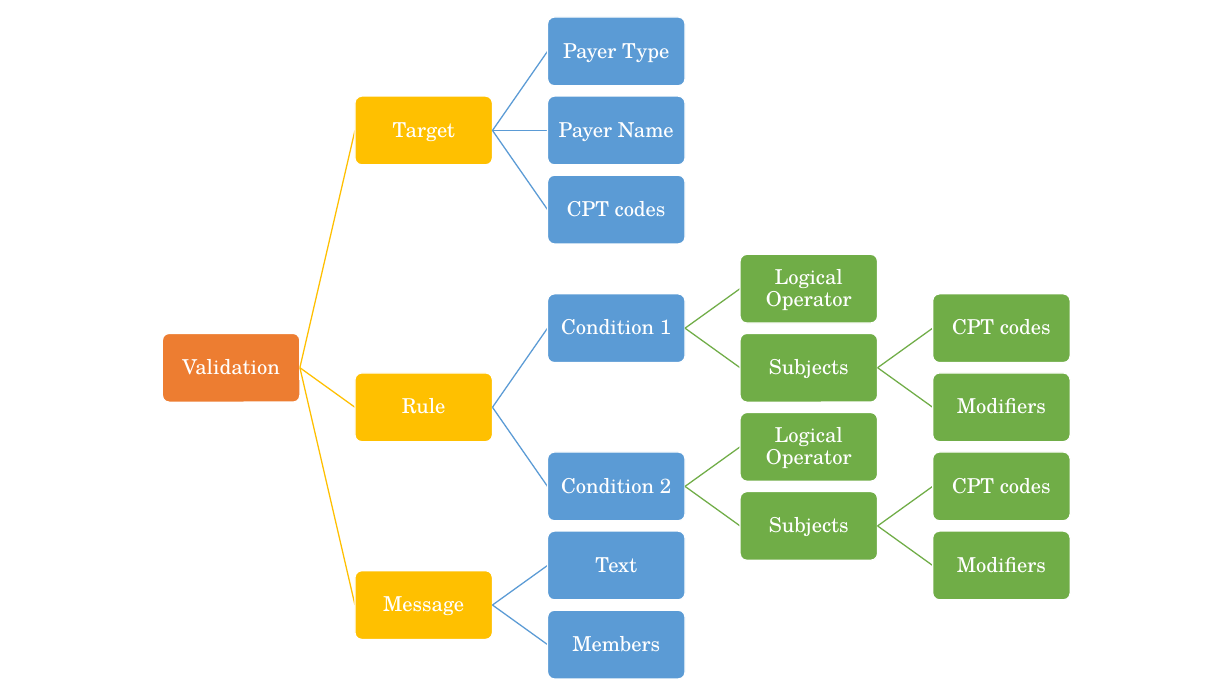
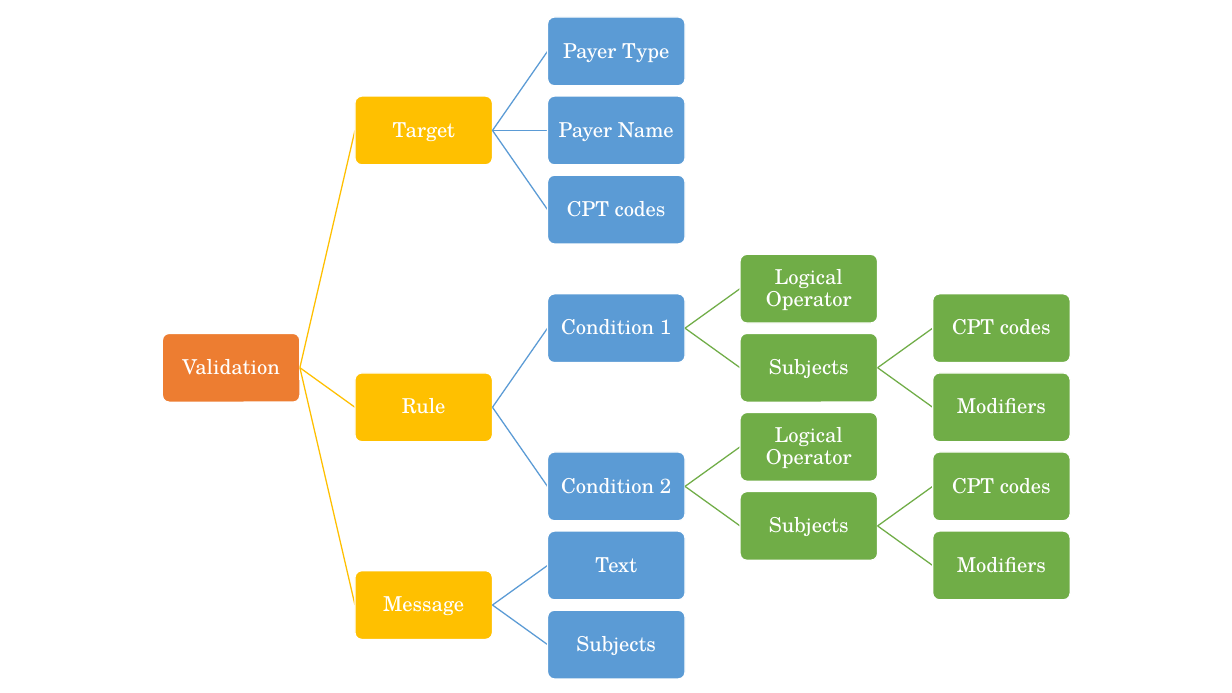
Before and after one commit to NavasardianMichael/xdoc__billing-validation-demo, a slide deck: slide 2 of billing-validation-schema.pptx. Drawn at 1232x693 pixels with LibreOffice and Linux fonts; fonts in the diff are those of the drawing. Boxes give left, top, right and bottom in pixels: in the first picture for what was removed or moved away, otherwise in the second. Text is boxed around its words. In the diff, an @@ line names an element or a change of style, - is before the commit and + after.

```diff
--- a/billing-validation-schema.pptx
+++ b/billing-validation-schema.pptx
@@ text at bbox=[576, 636, 656, 655]: text changed @@
-Members
+Subjects
```
Also in this commit, not shown: 1 other slide changed, 26 other files.
